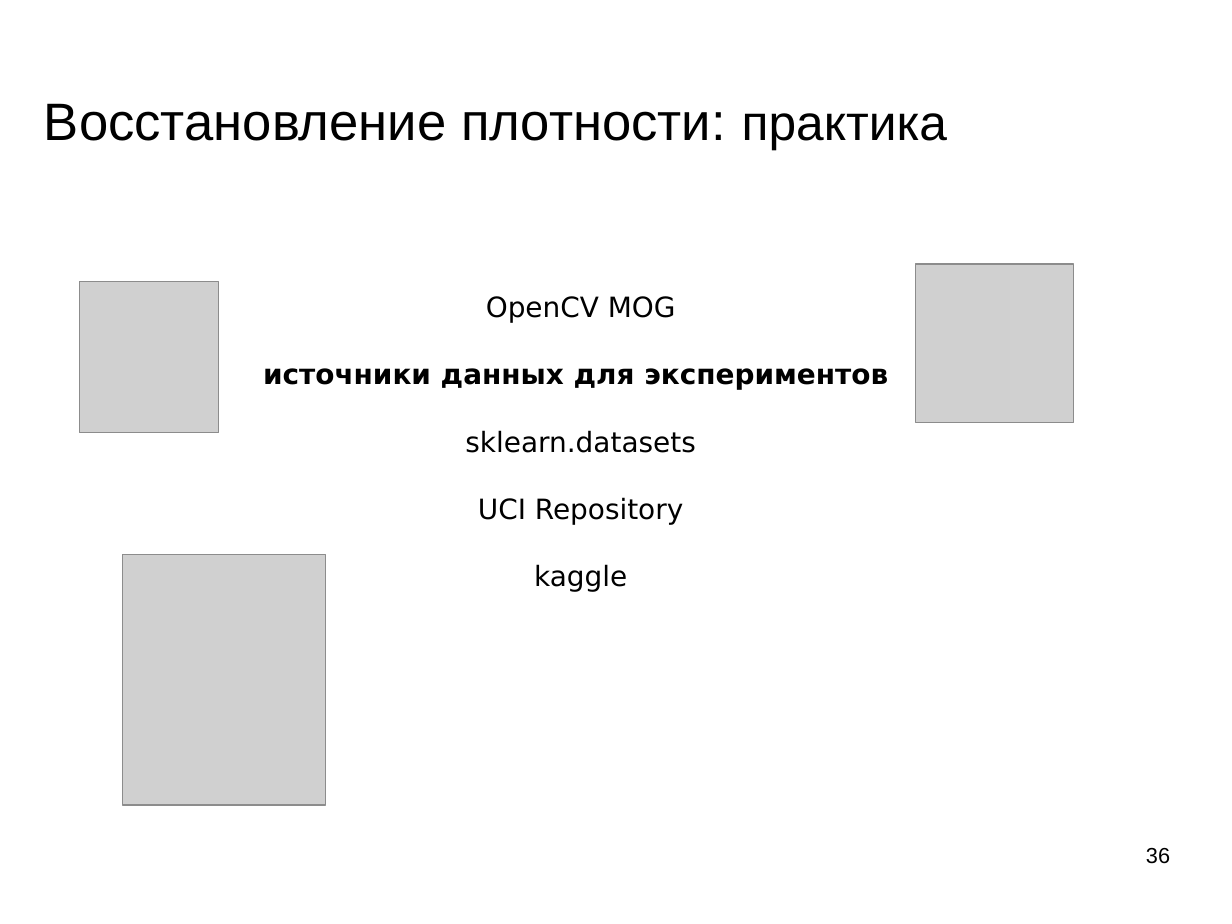
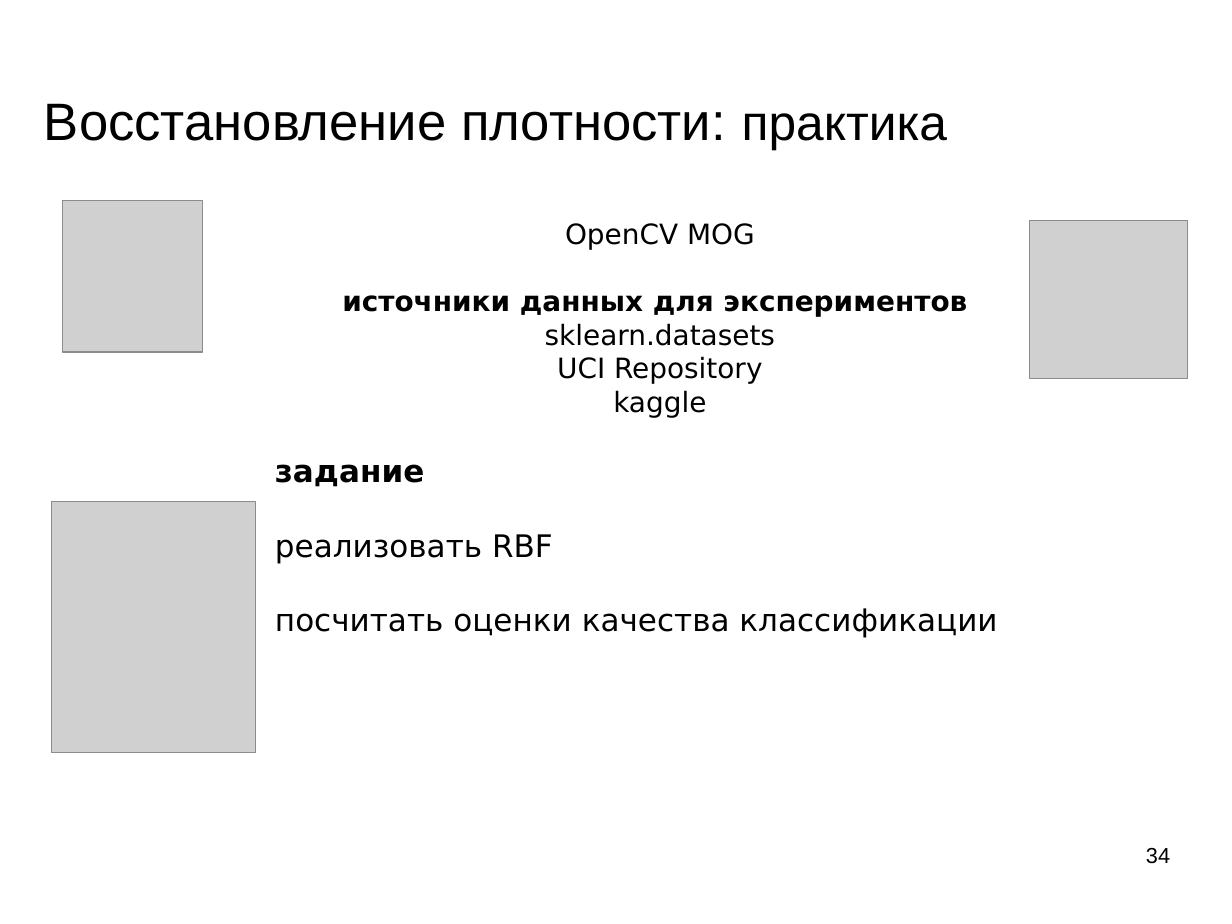
Before and after one commit to mechanoid5/ml_lectorium_legacy, a slide deck: slide 34 of 12-em.odp (slide 36 before the commit). Drawn at 1232x924 pixels with LibreOffice and Linux fonts; fonts in the diff are those of the drawing; grey boxes stand for pictures; background and template pictures are left out. Boxes give left, top, right and bottom in pixels: in the first picture for what was removed or moved away, otherwise in the second. Text is boxed around its words. In the diff, an @@ line names an element or a change of style, - is before the commit and + after.

```diff
--- a/12-em.odp
+++ b/12-em.odp
@@ picture: place and size @@
-picture at (79, 282, 219, 433)
+picture at (63, 201, 202, 352)
@@ text "OpenCV MOG": place and size @@
-text "OpenCV MOG" at (263, 296, 888, 591)
+text "OpenCV MOG" at (275, 223, 997, 638)
@@ picture: place and size @@
-picture at (916, 264, 1074, 423)
+picture at (1030, 220, 1188, 379)
@@ text at (275, 464, 997, 638): paragraphs added @@
+задание
+реализовать RBF
+посчитать оценки качества классификации
@@ picture: place and size @@
-picture at (122, 555, 325, 805)
+picture at (51, 502, 255, 752)
@@ page number at (1146, 848, 1170, 864): text changed @@
-36
+34
```
Also in this commit, not shown: 2 slides removed.
